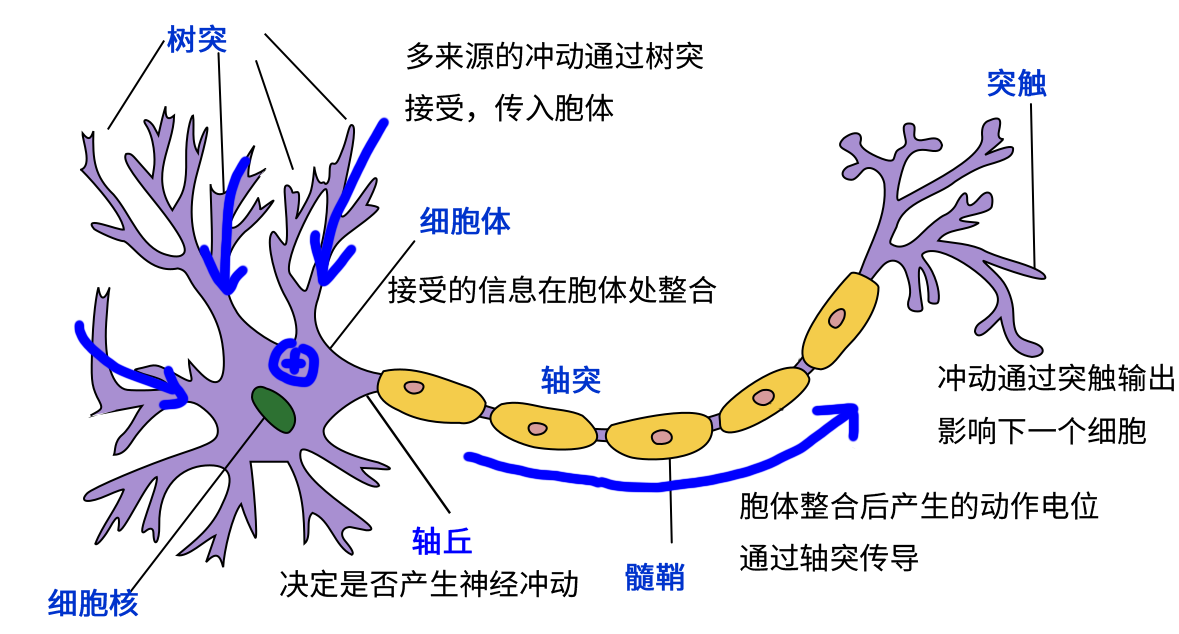
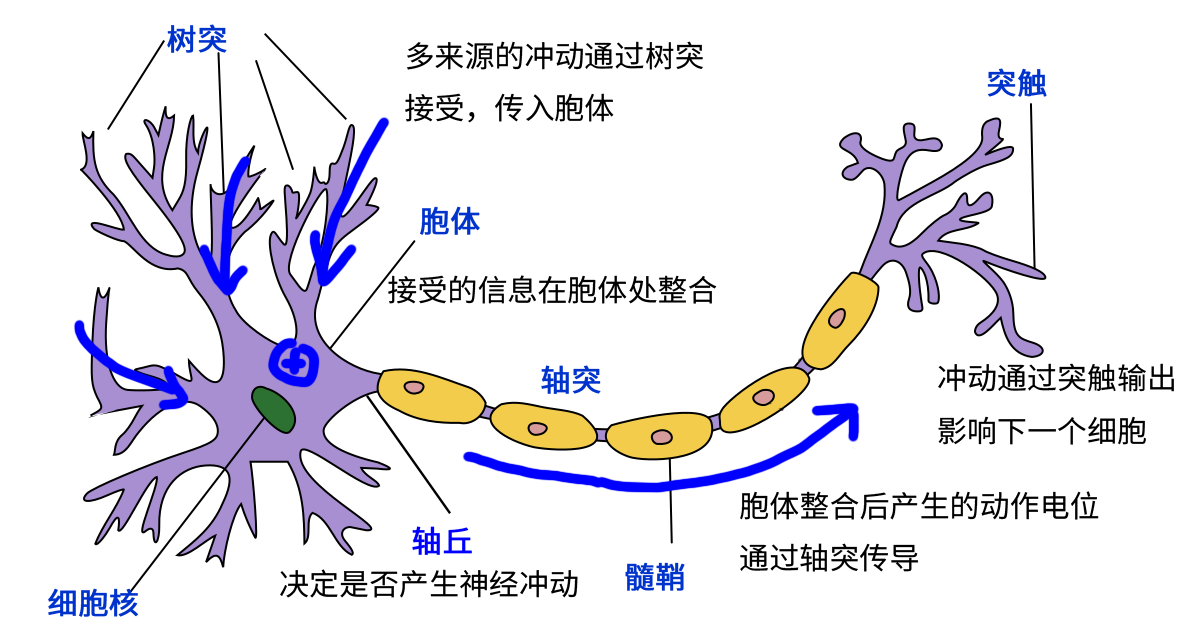
Layer changes from the first (1179, 634) image to the second:
renamed "细胞体" to "胞体", painted on it over 420, 206, 511, 235
